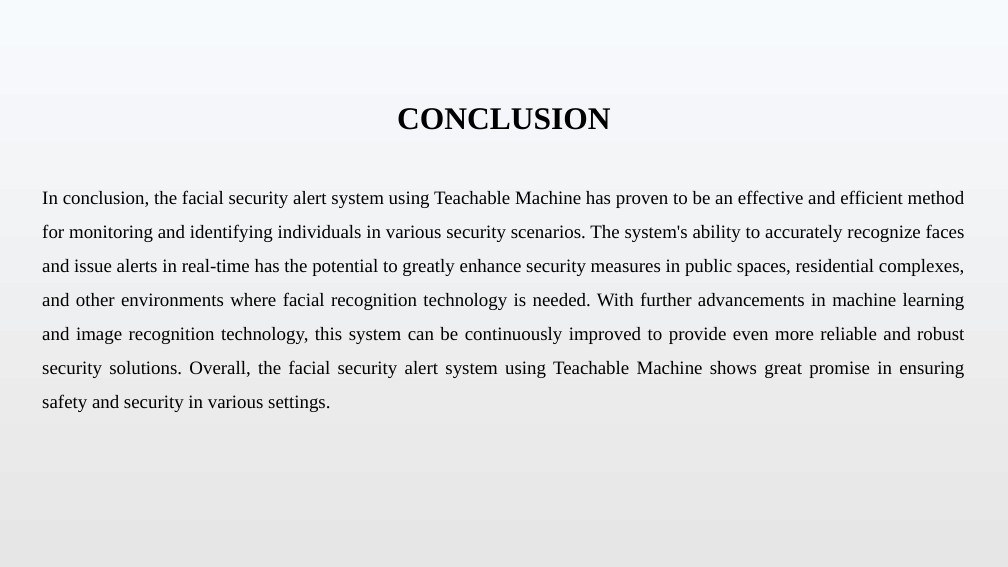
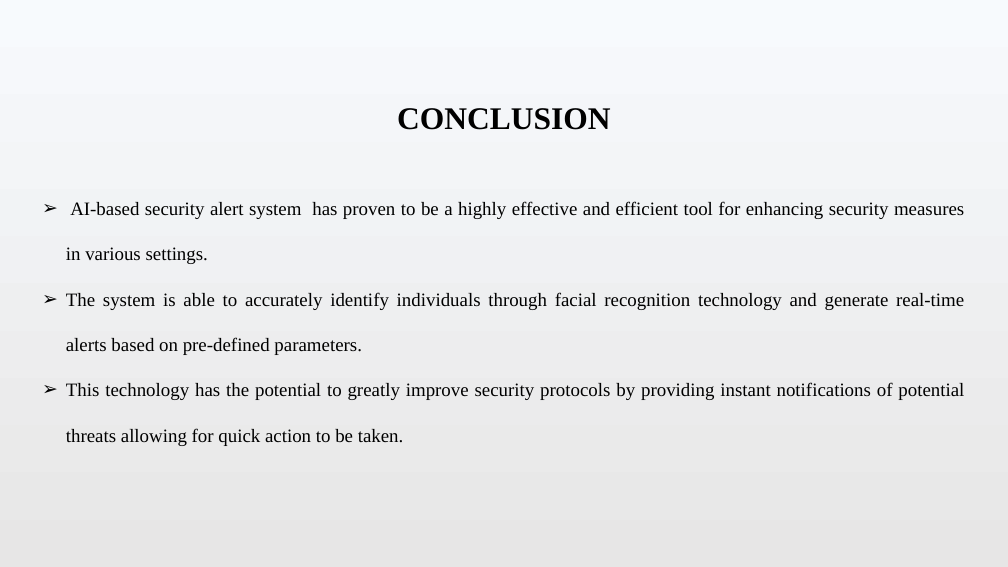
Before and after one commit to Sasimaddi/-Facial-Security-Alert-System-, a slide deck: slide 10 of Face Security.pptx (slide 9 before the commit). Drawn at 1008x567 pixels with LibreOffice and Linux fonts; fonts in the diff are those of the drawing. Boxes give left, top, right and bottom in pixels: in the first picture for what was removed or moved away, otherwise in the second. Text is boxed around its words. In the diff, an @@ line names an element or a change of style, - is before the commit and + after.

```diff
--- a/Face Security.pptx
+++ b/Face Security.pptx
@@ text at (66,201,964,446): text changed @@
-In conclusion, the facial security alert system using Teachable Machine has proven to be an effective and efficient method for monitoring and identifying individuals in various security scenarios. The system's ability to accurately recognize faces and issue alerts in real-time has the potential to greatly enhance security measures in public spaces, residential complexes, and other environments where facial recognition technology is needed. With further advancements in machine learning and image recognition technology, this system can be continuously improved to provide even more reliable and robust security solutions. Overall, the facial security alert system using Teachable Machine shows great promise in ensuring safety and security in various settings.
+➢ AI-based security alert system has proven to be a highly effective and efficient tool for enhancing security measures in various settings.
+➢ The system is able to accurately identify individuals through facial recognition technology and generate real-time alerts based on pre-defined parameters.
+➢ This technology has the potential to greatly improve security protocols by providing instant notifications of potential threats allowing for quick action to be taken.
```
Also in this commit, not shown: 4 other slides changed, 3 slides added, 2 slides removed, 1 other file.
